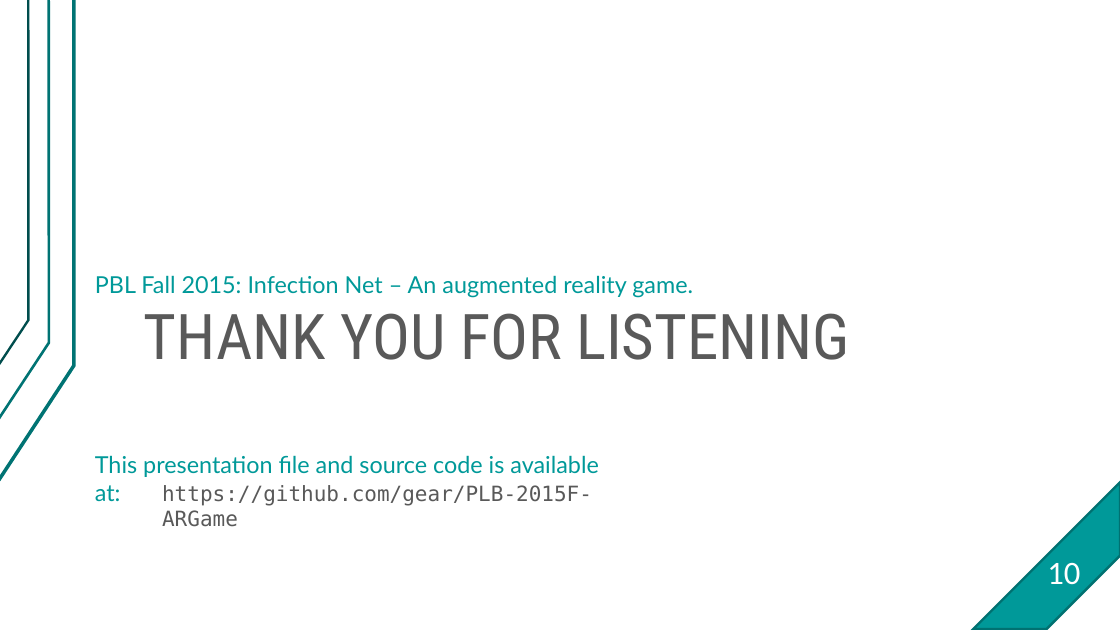
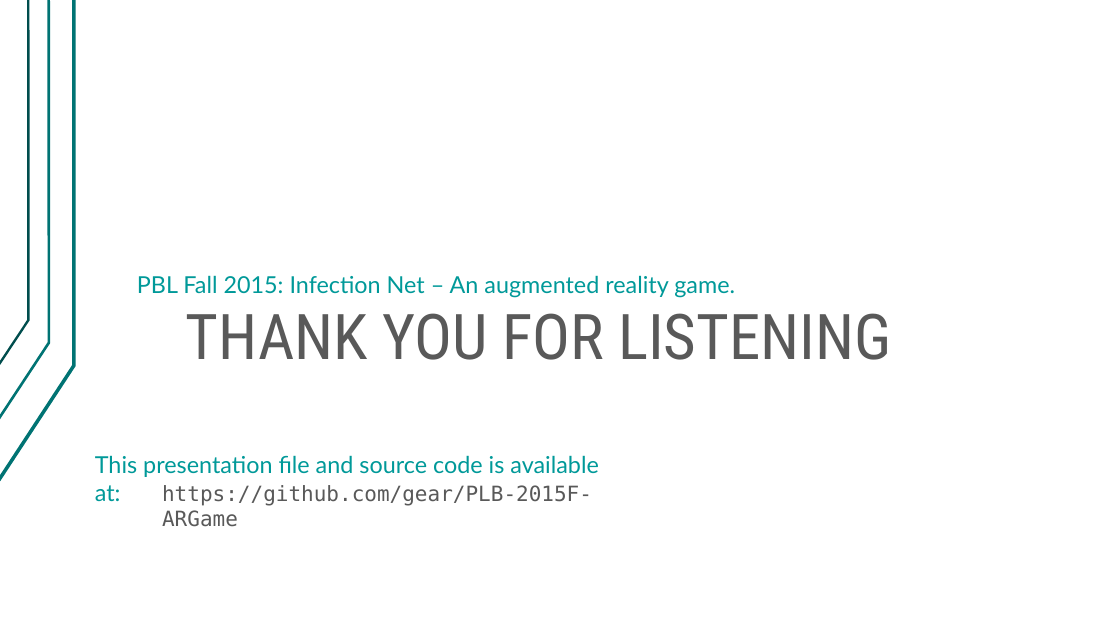
Before and after one commit to gear/PLB-2015F-ARGame, a slide deck: slide 12 of PBLF2015-Final.pptx (slide 11 before the commit). Drawn at 1120x630 pixels with LibreOffice and Linux fonts; fonts in the diff are those of the drawing. Boxes give left, top, right and bottom in pixels: in the first picture for what was removed or moved away, otherwise in the second. Text is boxed around its words. In the diff, an @@ line names an element or a change of style, - is before the commit and + after.

```diff
--- a/PBLF2015-Final.pptx
+++ b/PBLF2015-Final.pptx
@@ title "THANK YOU FOR LISTENING": place and size @@
-title "THANK YOU FOR LISTENING" at [144,313,849,360]
+title "THANK YOU FOR LISTENING" at [186,313,891,360]
@@ text "PBL Fall 2015: Infection Net ...": place and size @@
-text "PBL Fall 2015: Infection Net ..." at [95,275,693,298]
+text "PBL Fall 2015: Infection Net ..." at [137,275,735,298]
@@ diag stripe removed at [973,482,1120,629] @@
@@ text removed at [1047,563,1080,585] @@
-10
```
Also in this commit, not shown: 1 other slide changed, 1 slide added, 1 other file.
